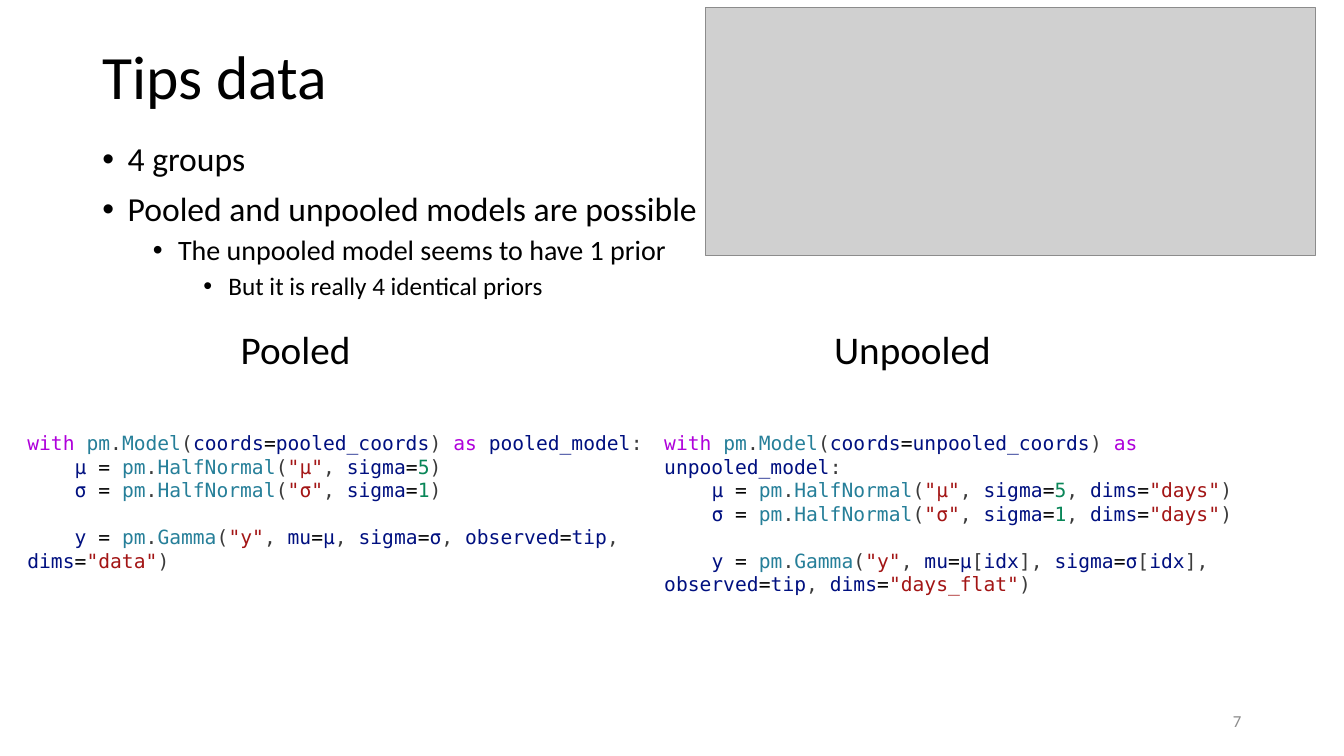
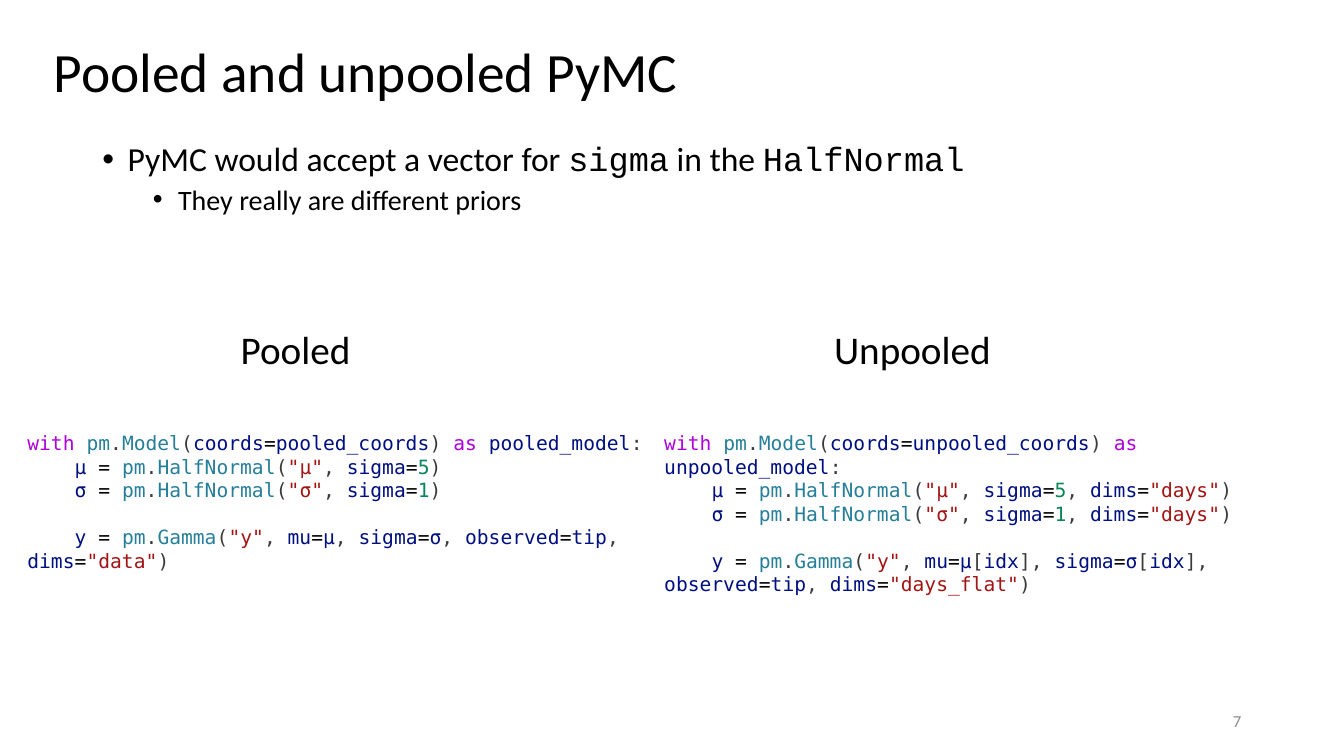
Before and after one commit to opherdonchin/StatisticalComputationAndAnalysis, a slide deck: slide 7 of Lectures/Lecture 7 Hierarchial models.pptx. Drawn at 1344x756 pixels with LibreOffice and Linux fonts; fonts in the diff are those of the drawing; grey boxes stand for pictures. Boxes give left, top, right and bottom in pixels: in the first picture for what was removed or moved away, otherwise in the second. Text is boxed around its words. In the diff, an @@ line names an element or a change of style, - is before the commit and + after.

```diff
--- a/Lectures/Lecture 7 Hierarchial models.pptx
+++ b/Lectures/Lecture 7 Hierarchial models.pptx
@@ picture removed at [706, 8, 1316, 256] @@
@@ title at [54, 53, 677, 101]: text changed; size 44 to 39.6 pt @@
-Tips data
+Pooled and unpooled PyMC
@@ text at [128, 147, 965, 215]: text changed @@
-• 4 groups
-• Pooled and unpooled models are possible
-  • The unpooled model seems to have 1 prior
-    • But it is really 4 identical priors
+• PyMC would accept a vector for sigma in the HalfNormal
+  • They really are different priors
```
Also in this commit, not shown: 1 other slide changed, 4 slides added, 1 slide removed, 1 other file.
